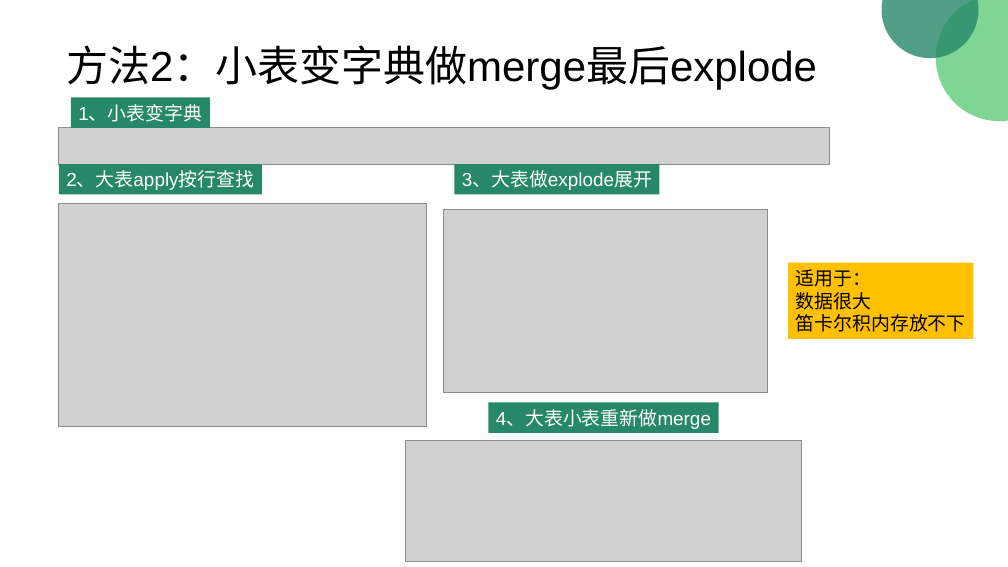
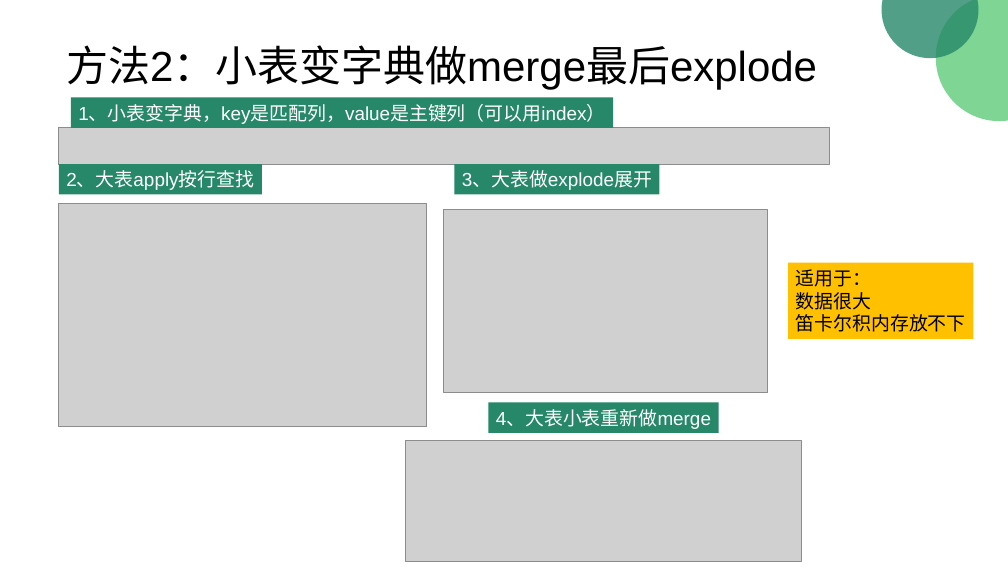
Before and after one commit to peiss/ant-learn-pandas, a slide deck: slide 75 of Python使用Pandas入门数据分析.pptx. Drawn at 1008x567 pixels with LibreOffice and Linux fonts; fonts in the diff are those of the drawing; grey boxes stand for pictures. Boxes give left, top, right and bottom in pixels: in the first picture for what was removed or moved away, otherwise in the second. Text is boxed around its words. In the diff, an @@ line names an element or a change of style, - is before the commit and + after.

```diff
--- a/Python使用Pandas入门数据分析.pptx
+++ b/Python使用Pandas入门数据分析.pptx
@@ rectangle "1、小表变字典，key是匹配列，value是主键列（可以用index）": place and size @@
-rectangle "1、小表变字典，key是匹配列，value是主键列（可以用index）" at bbox=[71, 98, 210, 128]
+rectangle "1、小表变字典，key是匹配列，value是主键列（可以用index）" at bbox=[71, 98, 613, 128]
@@ text in rectangle at bbox=[78, 105, 605, 124]: text changed @@
-1、小表变字典
+1、小表变字典，key是匹配列，value是主键列（可以用index）
```
Also in this commit, not shown: 1 other slide changed, 1 other file.
